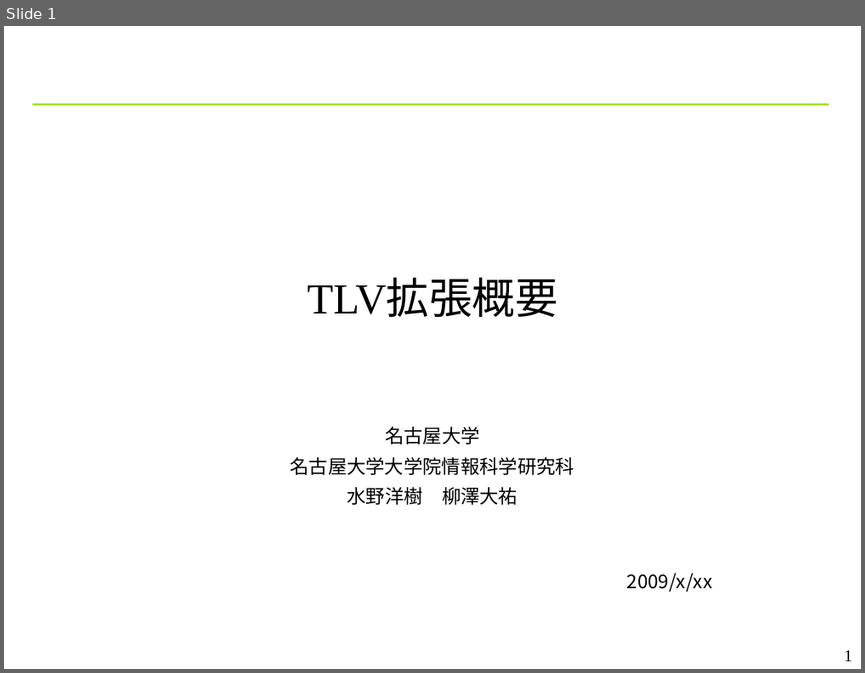
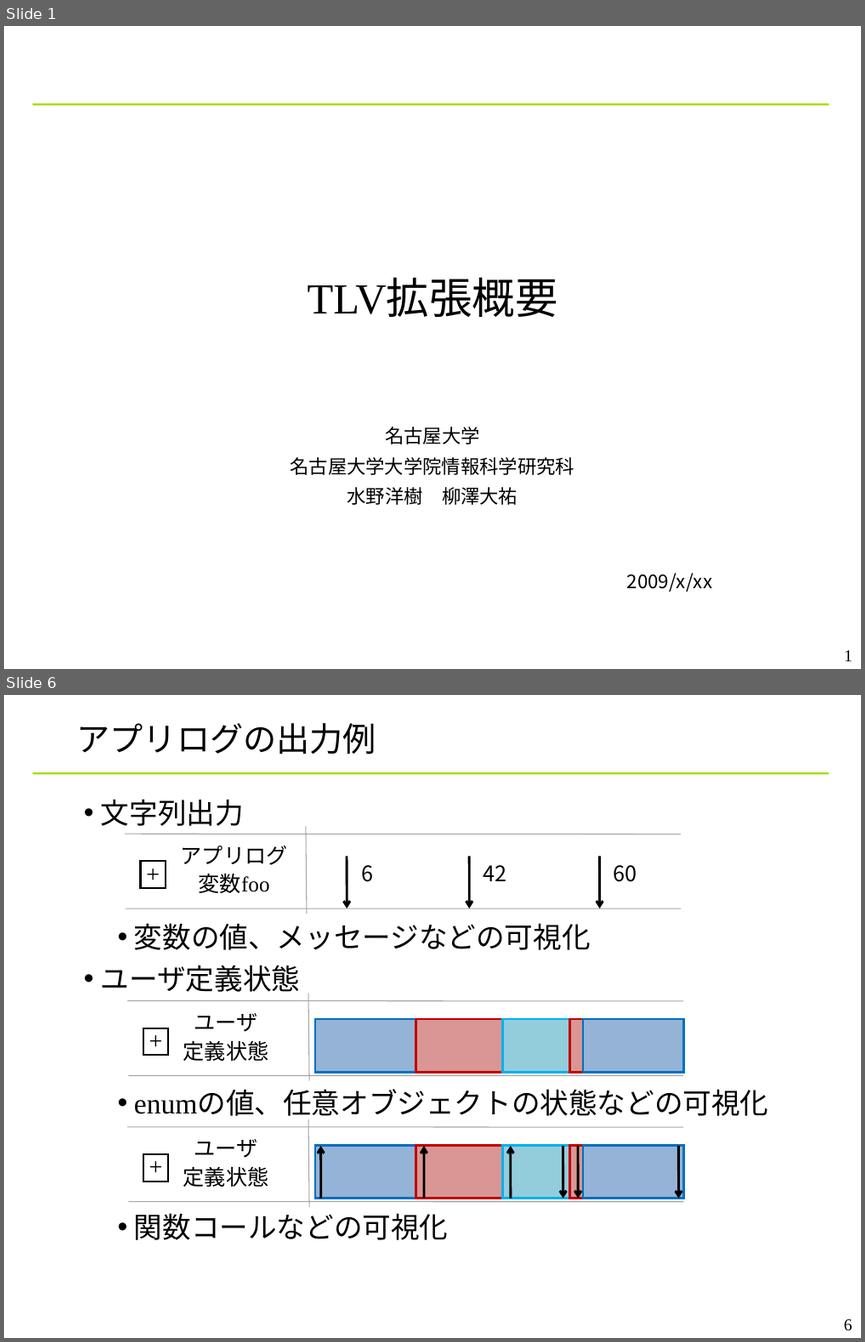
Before and after one commit to YixiaoLi/tlv4mc, a slide deck: doc/phase4/toppers_conference.ppt. Shown one above the other, each under a label of ours: slide 1 before the commit, slides 1 and 6 after it; the slides between them are not shown. The pictures are 865x673 and 865x1342 pixels, drawn with LibreOffice and Linux fonts; fonts in the diff are those of the drawing; background and template pictures are left out. Boxes give left, top, right and bottom in pixels: in the first picture for what was removed or moved away, otherwise in the second. Text is boxed around its words. In the diff, an @@ line names an element or a change of style, - is before the commit and + after.

```diff
--- a/doc/phase4/toppers_conference.ppt
+++ b/doc/phase4/toppers_conference.ppt
@@ slide 6 added at (4,695,861,1338), background #FFFFFF; not listed: 1 template element that a slide beside it also shows @@
@@ title added at (77,723,376,755), 28 pt, text #000000 @@
+アプリログの出力例
@@ text added at (101,799,769,1240), 24 pt, text #000000 @@
+• 文字列出力
+  • 変数の値、メッセージなどの可視化
+• ユーザ定義状態
+  • enumの値、任意オブジェクトの状態などの可視化
+  • 関数コールなどの可視化
@@ group added at (125,826,681,913): 4 texts, 3 lines, 3 arrows, 1 rectangle @@
+アプリログ
+変数foo
++
+6
+42
+60
@@ group added at (127,993,683,1081): 6 rectangles, 3 lines, 1 text @@
+ユーザ
+定義状態
++
@@ arrow added from (321, 1198) to (321, 1145), #000000 2.01 pt @@
@@ arrow added from (424, 1198) to (424, 1145), #000000 2.01 pt @@
@@ arrow added from (511, 1198) to (511, 1145), #000000 2.01 pt @@
@@ arrow added from (562, 1145) to (562, 1198), #000000 2.01 pt @@
@@ arrow added from (578, 1145) to (578, 1198), #000000 2.01 pt @@
@@ arrow added from (678, 1145) to (678, 1198), #000000 2.01 pt @@
@@ group added at (127,1119,683,1207): 6 rectangles, 3 lines, 1 text @@
+ユーザ
+定義状態
++
@@ page number added at (844,1319,852,1331), 14 pt, text #000000 @@
+6
```
Also in this commit, not shown: 2 slides changed, 2 other slides added, 1 slide removed, 1 other file.
